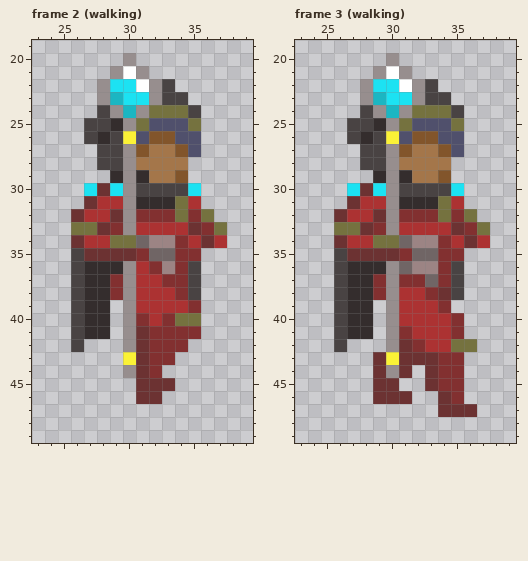
Edited in one commit: pixel-art file (Peony/Peony.ase). Above: the version before the commit.
64x64 pixels, 15 frames. Colours within 5 levels of each other are drawn and written as one. Shown: frame 2 (walking): x 23..39, y 19..49; frame 3 (walking): x 23..39, y 19..49. The commit also changed other frames, which this record leaves out.
Once edited:
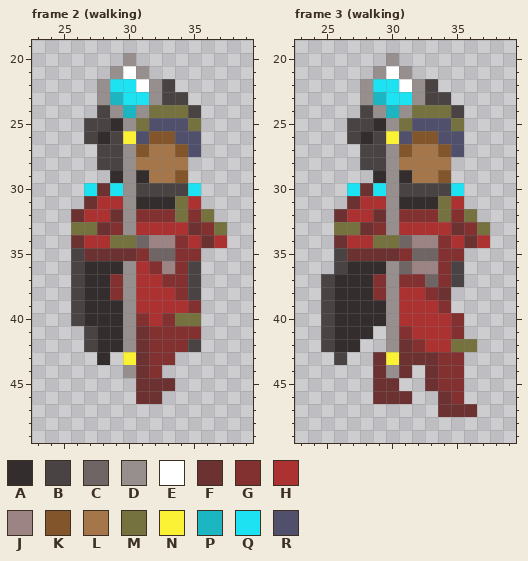
Palette (. is transparent): A #342d2d  B #494343  C #706565  D #978e8e  E #ffffff  F #6c3232  G #823030  H #ac3232  J #9c8484  K #82552b  L #a4764a  M #75723f  N #fbf236  P #1bb6c2  Q #1ce2f2  R #50506c
Edits made:
Changed rows in their new state; - is an unchanged pixel.
Frame 2 (walking), layer "Layer 14 Copy":
first column x 26:
39 ---A------
40 ---A------
41 .B-A------
42 .BAA-----B
43 --A-------
Frame 3 (walking), layer "Layer 14 Copy":
first column x 25:
37 BA---------
38 BA--------.
39 BA--A------
40 BA--A------
41 BA---------
42 BAA--------
43 -B---------
Boxes around the changes in both pictures, in picture pixels (x1, y1, x2, y2):
changed: (71, 300, 123, 365)
added: (188, 339, 201, 352)
changed: (321, 274, 386, 365)
erased: (451, 287, 464, 300)
